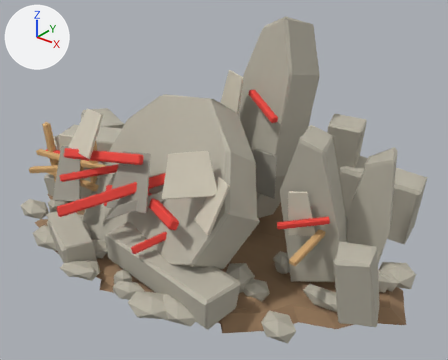
Before and after pictures for a commit that changed the FBX model SourceAssets/Exports/Props/Giants/BloodAxe/CairnTargets/A1/SM_GIA_BloodAxeCairnTarget_A1_A01/SM_GIA_BloodAxeCairnTarget_A1_A01.fbx.
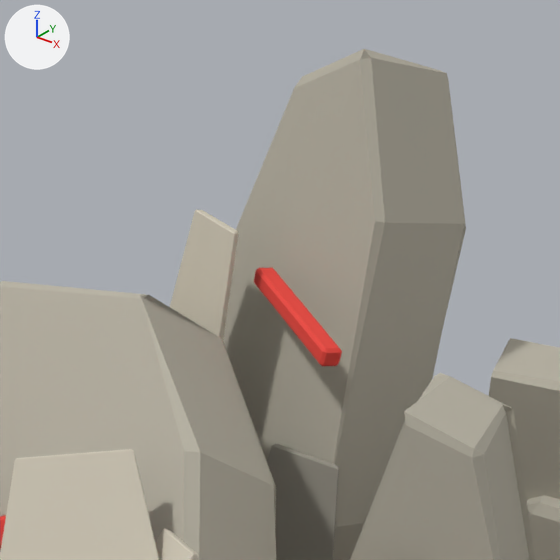
The first picture shows the older version from a 50 mm lens placed at (3.39, -3.92, 3.14), pointed at (0.23, 0.04, 0.69). The close-ups show the older and then the newer version on the part from 37% to 78% of the width and 0% to 52% of the height of that picture. Only the edits that show in the close-ups are written down. The lights are fixed; the arrows at upper left show +X, +Y and +Z. Where no turn or scale is listed for an object, it has been applied to the vertices.

The first close-up shows 'LOD0_BloodAxePaint_RearSlabSmallWarMark', 'LOD0_StoneFacet_FrontSlabRightEdgeLightChip', 'LOD0_StoneFacet_FrontSlabUpperRightLightPlane', 'LOD0_StoneFacet_RearSlabBaseDarkFacet', 'LOD0_StoneFacet_RearSlabLeftLightFacet', 'LOD0_Stone_BackRightButtressShard', 'LOD0_Stone_DominantDiagonalFrontSlab', 'LOD0_Stone_RearNeedleShardRight', 'LOD0_Stone_RightUprightSupportStone', 'LOD0_Stone_TallRearOathSlab' and 1 more.
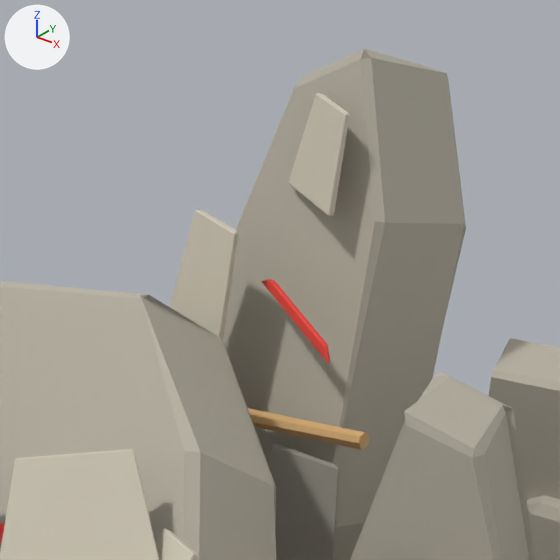
Location of each change, [x1, y1, x2, y2] in pixels of the close-ups (560 x 560 px):
'LOD0_StoneFacet_BackTallSlabTopChip', added (pale yellow): after [288, 93, 350, 216]
'LOD0_BloodAxePaint_RearSlabSmallWarMark', reshaped (21% narrower, 14% shorter): before [254, 268, 342, 366]; after [261, 279, 330, 363]
'LOD0_RawhideRope_RearSlabWaistWrap', added (beige): after [248, 408, 370, 450]

What changed in the scene script:
```text
Change me_cube_018:
    used by ob_lod0_bloodaxepaint_rearslabsmallwarmark; location = (0.53, 0.18, 1.42)
    remove me_cube_018.from_pydata(...)  # 24 vertices, 26 faces; spans x -0.232..0.231, y -0.157..0.158, z -0.069..0.068
    add me_cube_018.from_pydata(...)  # 24 vertices, 26 faces; spans x -0.216..0.208, y -0.139..0.126, z -0.056..0.048
    me_cube_018 part 1: the whole mesh is rebuilt
Add me_lod0_stonefacet_backtallslabtopchip_mesh:
    me_lod0_stonefacet_backtallslabtopchip_mesh.from_pydata(...)  # 24 vertices, 26 faces; spans x -0.141..0.094, y -0.082..0.065, z -0.153..0.15
    me_lod0_stonefacet_backtallslabtopchip_mesh.materials.append(mat_m_gia_bloodaxecairntarget_a1_a01_stonefacetlight)  # pale yellow #d1cab8
Add me_cylinder_009:
    me_cylinder_009.from_pydata([(-0.289, -0.002, 0.007), (0.284, 0.007, 0.045), (-0.285, 0.016, 0.001), (0.282, 0.022, 0.039), (-0.285, 0.019, -0.02), (0.286, 0.033, 0.018), (-0.282, 0.014, -0.039), (0.287, 0.023, 0.003), (-0.284, -0.002, -0.047), (0.285, 0.004, -0.005), (-0.284, -0.025, -0.036), (0.287, -0.011, -0.001), (-0.285, -0.031, -0.021), (0.287, -0.023, 0.023), (-0.287, -0.024, -0.002), (0.283, -0.013, 0.039)], [], [(0, 1, 3, 2), (2, 3, 5, 4), (4, 5, 7, 6), (6, 7, 9, 8), (8, 9, 11, 10), (10, 11, 13, 12), (3, 1, 15, 13, 11, 9, 7, 5), (12, 13, 15, 14), (14, 15, 1, 0), (0, 2, 4, 6, 8, 10, 12, 14)])
    me_cylinder_009.materials.append(mat_m_gia_bloodaxecairntarget_a1_a01_rawhide)  # beige #d4aa73
Add ob_lod0_stonefacet_backtallslabtopchip:
    ob_lod0_stonefacet_backtallslabtopchip = bpy.data.objects.new('LOD0_StoneFacet_BackTallSlabTopChip', me_lod0_stonefacet_backtallslabtopchip_mesh)
    ob_lod0_stonefacet_backtallslabtopchip.location = (0.48, 0.36, 1.84)
Add ob_lod0_rawhiderope_rearslabwaistwrap:
    ob_lod0_rawhiderope_rearslabwaistwrap = bpy.data.objects.new('LOD0_RawhideRope_RearSlabWaistWrap', me_cylinder_009)
    ob_lod0_rawhiderope_rearslabwaistwrap.location = (0.465, 0.215, 1.06)
```
